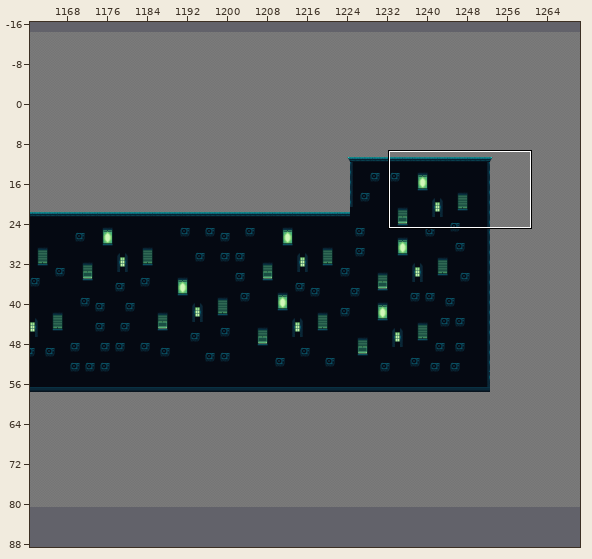
An edit to a level. Tiled map, NYMUS/Assets/TileMaps/Fase Musica/Mapa musica.tmx. The picture above shows the old version from afar; the outline marks the close-up.
Close-up. Before:
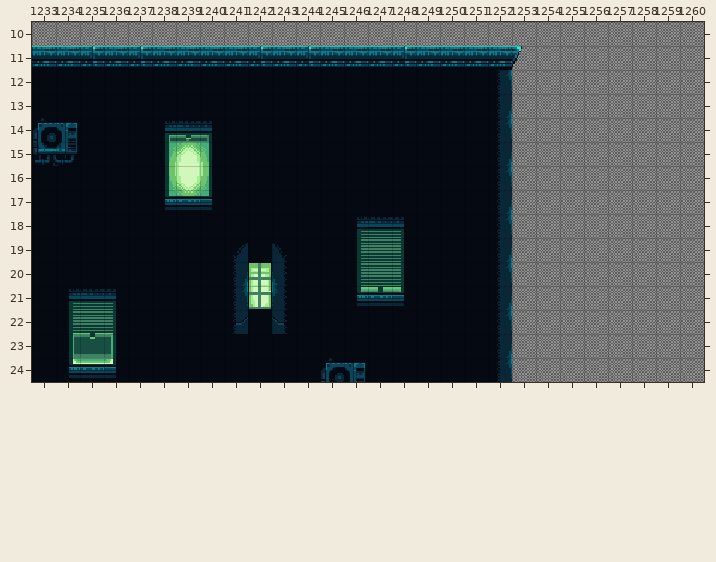
Cells are 16x16 px. Shown: x 1233..1260, y 10..24. The commit also changed other parts of the map, which this record leaves out.
Now the later version:
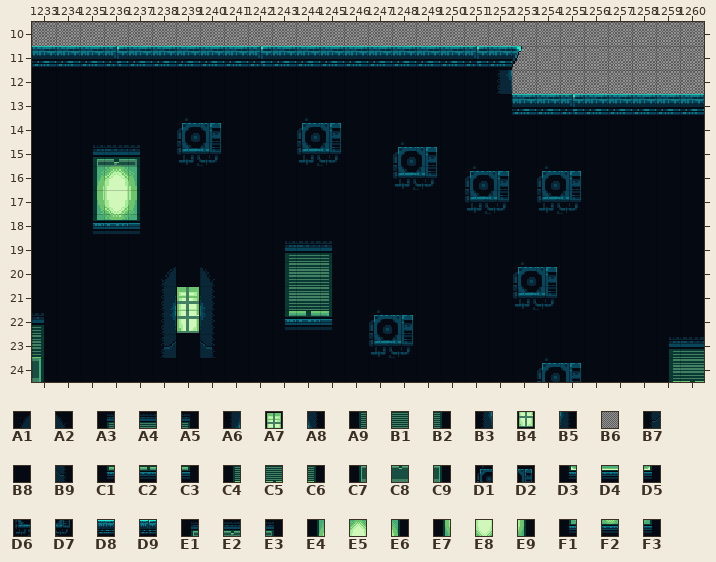
Key: from "tileset Musica": A1 27, A2 29, A3 38, A4 39, A5 40, A6 51, A7 52, A8 53, A9 62, B1 63, B2 64, B3 75, B4 76, B5 77, B6 93, B7 99, B8 100, B9 101, C1 110, C2 111, C3 112, C4 182, C5 183, C6 184, C7 206, C8 207, C9 208, D1 227, D2 228, D3 230, D4 231, D5 232, D6 251, D7 252, D8 271, D9 272, E1 278, E2 279, E3 280, E4 302, E5 303, E6 304, E7 326, E8 327, E9 328, F1 350, F2 351, F3 352.
__ is an empty cell, ## one hidden under a higher layer, .. an unchanged one.
The exact change:
--- layer "mapa"
@@ x 1253..1260 @@
-13 B6 B6 B6 B6 B6 B6 B6 B6
-14 B6 B6 B6 B6 B6 B6 B6 B6
-15 B6 B6 B6 B6 B6 B6 B6 B6
-16 B6 B6 B6 B6 B6 B6 B6 B6
-17 B6 B6 B6 B6 B6 B6 B6 B6
-18 B6 B6 B6 B6 B6 B6 B6 B6
-19 B6 B6 B6 B6 B6 B6 B6 B6
-20 B6 B6 B6 B6 B6 B6 B6 B6
-21 B6 B6 B6 B6 B6 B6 B6 B6
-22 B6 B6 B6 B6 B6 B6 B6 B6
-23 B6 B6 B6 B6 B6 B6 B6 B6
-24 B6 B6 B6 B6 B6 B6 B6 B6
+13 ## ## ## ## ## ## ## ##
+14 ## ## ## ## ## ## ## ##
+15 ## ## ## ## ## ## ## ##
+16 ## ## ## ## ## ## ## ##
+17 ## ## ## ## ## ## ## ##
+18 ## ## ## ## ## ## ## ##
+19 ## ## ## ## ## ## ## ##
+20 ## ## ## ## ## ## ## ##
+21 ## ## ## ## ## ## ## ##
+22 ## ## ## ## ## ## ## ##
+23 ## ## ## ## ## ## ## ##
+24 ## ## ## ## ## ## ## ##
--- layer "Chao"
@@ x 1235..1251 @@
-11 D9 D8 D9 .. .. .. .. .. .. D9 .. .. .. D9 .. .. D8
+11 D8 D9 D8 .. .. .. .. .. .. D8 .. .. .. D8 .. .. D9
@@ x 1233..1260 @@
-13 .. .. .. .. .. .. .. .. .. .. .. .. .. .. .. .. .. .. .. A6 __ __ __ __ __ __ __ __
-14 D1 D2 .. .. .. E1 E2 E3 .. .. .. B8 B8 .. .. .. .. .. .. B3 __ __ __ __ __ __ __ __
-15 D6 D7 B8 B8 B8 E4 E5 E6 .. .. .. B8 B8 .. .. B8 B8 .. .. A6 __ __ __ __ __ __ __ __
-16 .. .. B8 B8 B8 E7 E8 E9 .. .. .. .. .. .. .. B8 B8 .. B8 B3 __ __ __ __ __ __ __ __
-17 .. .. B8 B8 B8 F1 F2 F3 .. .. .. .. .. .. .. .. .. .. B8 A6 __ __ __ __ __ __ __ __
-18 .. .. B8 B8 B8 .. .. .. .. .. .. .. .. A3 A4 A5 .. .. .. B3 __ __ __ __ __ __ __ __
-19 .. .. .. .. .. .. .. .. A1 .. A2 B8 B8 A9 B1 B2 .. .. .. A6 __ __ __ __ __ __ __ __
-20 .. .. .. .. .. B8 .. B8 A6 A7 A8 B8 B8 A9 B1 B2 .. .. .. B3 __ __ __ __ __ __ __ __
-21 .. A3 A4 A5 .. B8 B8 B8 B3 B4 B5 B8 B8 C1 C2 C3 .. .. .. A6 __ __ __ __ __ __ __ __
-22 B8 C4 C5 C6 .. B8 B8 B8 B7 .. B9 B8 B8 .. B8 B8 .. .. .. B3 __ __ __ __ __ __ __ __
-23 B8 C7 C8 C9 .. B8 .. B8 .. .. .. .. .. .. B8 B8 .. .. .. A6 __ __ __ __ __ __ __ __
-24 B8 D3 D4 D5 .. .. .. .. .. .. .. .. D1 D2 .. .. .. .. .. B3 __ __ __ __ __ __ __ __
+13 .. .. .. .. .. .. .. .. .. .. .. .. .. .. .. .. .. .. .. B8 D8 D8 D9 D8 D8 D8 D8 D8
+14 B8 B8 .. .. .. B8 D1 D2 .. .. .. D1 D2 .. .. .. .. .. .. B8 B8 B8 B8 B8 B8 B8 B8 B8
+15 B8 B8 E1 E2 E3 B8 D6 D7 .. .. .. D6 D7 .. .. D1 D2 .. .. B8 B8 B8 B8 B8 B8 B8 B8 B8
+16 .. .. E4 E5 E6 B8 B8 B8 .. .. .. .. .. .. .. D6 D7 .. D1 D2 B8 D1 D2 B8 B8 B8 B8 B8
+17 .. .. E7 E8 E9 B8 B8 B8 .. .. .. .. .. .. .. .. .. .. D6 D7 B8 D6 D7 B8 B8 B8 B8 B8
+18 .. .. F1 F2 F3 .. .. .. .. .. .. .. .. B8 B8 B8 .. .. .. B8 B8 B8 B8 B8 B8 B8 B8 B8
+19 .. .. .. .. .. .. .. .. B8 .. A3 A4 A5 B8 B8 B8 .. .. .. B8 B8 B8 B8 B8 B8 B8 B8 B8
+20 .. .. .. .. .. A1 .. A2 B8 B8 A9 B1 B2 B8 B8 B8 .. .. .. B8 D1 D2 B8 B8 B8 B8 B8 B8
+21 .. B8 B8 B8 .. A6 A7 A8 B8 B8 A9 B1 B2 B8 B8 B8 .. .. .. B8 D6 D7 B8 B8 B8 B8 B8 B8
+22 A5 B8 B8 B8 .. B3 B4 B5 B8 .. C1 C2 C3 .. D1 D2 .. .. .. B8 B8 B8 B8 B8 B8 B8 B8 B8
+23 C6 B8 B8 B8 .. B7 .. B9 .. .. .. .. .. .. D6 D7 .. .. .. B8 B8 B8 B8 B8 B8 B8 A3 A4
+24 C9 B8 B8 B8 .. .. .. .. .. .. .. .. B8 B8 .. .. .. .. .. B8 B8 D1 D2 B8 B8 B8 C4 C5
